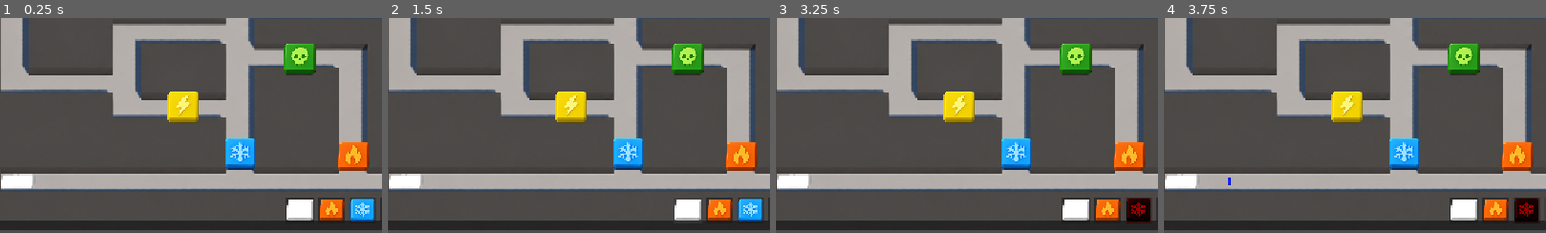
Above: before the commit, frames 1-4 (left to right).
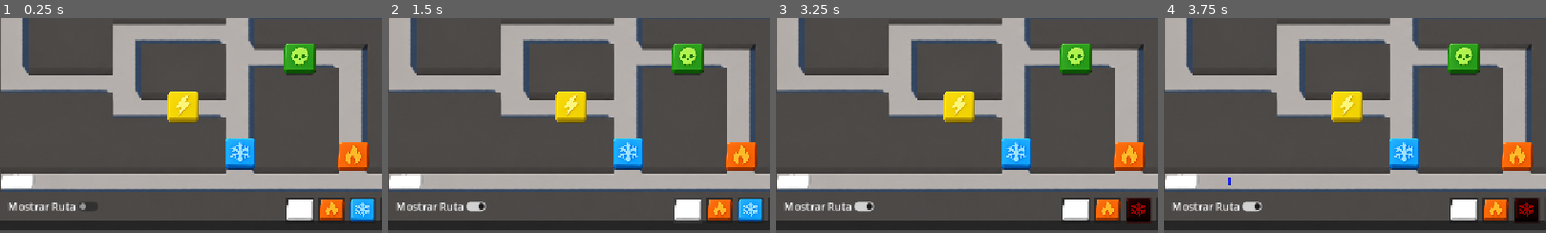
Above: after the commit, the same moments.

Repository: lu8dcf/pathfinding
Game: Godot game, scene res://Assets/Scenes/menu/juego.tscn
Same seed, same stepped clock (60 frames per second), same inputs: the game is played once before the commit and once after it.
Inputs (mouse positions are % of the whole screen's width and height, from its top left):
- Up to frame 1 (0.25 s): no input
- Up to frame 2 (1.5 s): click (16, 94) at 0.5 s, where only the run after the commit has a clickable "Mostrar Ruta"; click (43, 95) at 1.25 s
- Up to frame 3 (3.25 s): click (47, 95) at 2 s; click (51, 95) at 2.75 s
- Up to frame 4 (3.75 s): click (55, 95) at 3.5 s
The pictures show only the part of the screen within x 4-54%, y 50-100%; the shares and areas given below are measured in that part.

The runs differ from the first frame. In frame 1, 0.6% of the frame differs, in the area x 2-26%, y 85-90%; in frame 2, 0.6%, in the area x 2-26%, y 85-91%; in frame 3, 0.6%; in frame 4, 0.6%.

Commit message:
completo con ruta

Diff:
--- a/Assets/Scenes/juego/mapa.tscn
+++ b/Assets/Scenes/juego/mapa.tscn
@@ -12,9 +12,9 @@
 [ext_resource type="Texture2D" uid="uid://ky22kj05ov74" path="res://Models/chico.png" id="10_wnxg7"]
 
 [sub_resource type="NavigationPolygon" id="NavigationPolygon_sugfe"]
-vertices = PackedVector2Array(351.1328, 116, 350.25, 47.007813, 376, 66.03125, 376, 113, 384.6797, 113, 384.29688, 124.99219, 56, 49.351563, 56, 38, 169, 38, 141.13281, 52.351563, 169, 116, 140.13281, 124.03125)
+vertices = PackedVector2Array(351.1328, 116, 350.1328, 37.476563, 373.3828, 38.5625, 376.39844, 113, 384.6797, 113, 384.29688, 124.99219, 56, 49.351563, 56, 38, 169, 38, 141.13281, 52.351563, 169, 116, 140.13281, 124.03125)
 polygons = Array[PackedInt32Array]([PackedInt32Array(0, 1, 2, 3), PackedInt32Array(3, 4, 5, 0), PackedInt32Array(6, 7, 8, 9), PackedInt32Array(9, 8, 10, 11), PackedInt32Array(5, 11, 10, 0)])
-outlines = Array[PackedVector2Array]([PackedVector2Array(340, 27, 341, 106, 179, 106, 179, 28, 46, 28, 46, 59, 131, 62, 130, 134, 386, 135, 394, 135, 395, 103, 386, 103, 386, 61)])
+outlines = Array[PackedVector2Array]([PackedVector2Array(340, 27, 341, 106, 179, 106, 179, 28, 46, 28, 46, 59, 131, 62, 130, 134, 386, 135, 394, 135, 395, 103, 386, 103, 383, 29)])
 
 [sub_resource type="RectangleShape2D" id="RectangleShape2D_r8xuu"]
 size = Vector2(48, 16)
@@ -262,9 +262,9 @@
 outlines = Array[PackedVector2Array]([PackedVector2Array(429, 107, 430, 140, 470, 139, 470, 130, 472, 104)])
 
 [sub_resource type="NavigationPolygon" id="NavigationPolygon_8jn3t"]
-vertices = PackedVector2Array(626.59375, 197, 612.21094, 197, 613.7969, 118, 631.3828, 118)
+vertices = PackedVector2Array(630.53125, 109.71875, 626.46094, 197, 612.1875, 197, 613.8125, 109.27344)
 polygons = Array[PackedInt32Array]([PackedInt32Array(0, 1, 2, 3)])
-outlines = Array[PackedVector2Array]([PackedVector2Array(604, 108, 602, 207, 636, 207, 642, 108)])
+outlines = Array[PackedVector2Array]([PackedVector2Array(604, 99, 602, 207, 636, 207, 641, 100)])
 
 [sub_resource type="NavigationPolygon" id="NavigationPolygon_e3knl"]
 vertices = PackedVector2Array(1078.8672, 116.14844, 1079.8594, 38.5, 1100.2578, 39.523438, 1102.6875, 122.88281, 939.84375, 114, 929, 120.88281, 910.03906, 114, 910.2031, 153.46094, 929, 142.6875, 928.3125, 164.6875, 759.4219, 159.32813, 759.5781, 155.85156)
@@ -272,14 +272,14 @@
 outlines = Array[PackedVector2Array]([PackedVector2Array(750, 146, 749, 169, 938, 175, 939, 143, 939, 131, 1113, 133, 1110, 30, 1070, 28, 1069, 106, 940, 104, 900, 104, 900.16235, 143.61649)])
 
 [sub_resource type="NavigationPolygon" id="NavigationPolygon_8jkjm"]
-vertices = PackedVector2Array(696, 58.046875, 693.1094, 43, 708.4297, 43, 707.8594, 53.3125, 828.27344, 82.11719, 827.27344, 44, 842.84375, 44, 842.14844, 86.9375, 696, 86.046875, 723.0469, 80.92969)
-polygons = Array[PackedInt32Array]([PackedInt32Array(0, 1, 2, 3), PackedInt32Array(4, 5, 6, 7), PackedInt32Array(4, 7, 8, 9), PackedInt32Array(3, 9, 8, 0)])
-outlines = Array[PackedVector2Array]([PackedVector2Array(817, 34, 818, 72, 729, 71, 718, 51, 719, 33, 681, 33, 686, 59, 686, 96, 852, 97, 853, 34)])
+vertices = PackedVector2Array(696, 58.046875, 693.1094, 43, 708.4297, 43, 707.8594, 53.3125, 828, 34.148438, 842, 32.921875, 842, 86.92969, 828, 82.109375, 696, 86.046875, 723.0469, 80.92969)
+polygons = Array[PackedInt32Array]([PackedInt32Array(0, 1, 2, 3), PackedInt32Array(4, 5, 6, 7), PackedInt32Array(7, 6, 8, 9), PackedInt32Array(3, 9, 8, 0)])
+outlines = Array[PackedVector2Array]([PackedVector2Array(818, 25, 818, 72, 729, 71, 718, 51, 719, 33, 681, 33, 686, 59, 686, 96, 852, 97, 852, 22)])
 
 [sub_resource type="NavigationPolygon" id="NavigationPolygon_otn8t"]
-vertices = PackedVector2Array(931.71094, 499, 908.72656, 499, 908.28906, 483, 931.27344, 483)
+vertices = PackedVector2Array(932, 499, 909.15625, 499, 909.85156, 454, 932, 454)
 polygons = Array[PackedInt32Array]([PackedInt32Array(0, 1, 2, 3)])
-outlines = Array[PackedVector2Array]([PackedVector2Array(941, 473, 942, 509, 899, 509, 898, 473)])
+outlines = Array[PackedVector2Array]([PackedVector2Array(942, 444, 942, 509, 899, 509, 900, 444)])
 
 [sub_resource type="NavigationPolygon" id="NavigationPolygon_qanrv"]
 vertices = PackedVector2Array(930, 441.46875, 911, 440.4922, 911, 412.75, 930, 412.2578)
@@ -822,14 +822,6 @@
 start_position = Vector2(916, 271)
 end_position = Vector2(917, 428)
 
-[node name="NavigationObstacle2D" type="NavigationObstacle2D" parent="." unique_id=1789815019]
-position = Vector2(398, 476)
-radius = 57.01
-vertices = PackedVector2Array(-8, -7, 31, -6, 36, 64, -15, 63)
-affect_navigation_mesh = true
-carve_navigation_mesh = true
-avoidance_layers = 31
-
 [node name="reg1" type="NavigationRegion2D" parent="." unique_id=1712672973]
 navigation_polygon = SubResource("NavigationPolygon_6c2uc")
 
@@ -1127,7 +1119,7 @@
 
 [node name="link11" type="NavigationLink2D" parent="." unique_id=991537949]
 start_position = Vector2(406, 455)
-end_position = Vector2(403, 399)
+end_position = Vector2(408, 400)
 
 [node name="link12" type="NavigationLink2D" parent="." unique_id=1866584697]
 start_position = Vector2(63, 234)
@@ -1152,12 +1144,12 @@
 navigation_polygon = SubResource("NavigationPolygon_8jn3t")
 
 [node name="link14" type="NavigationLink2D" parent="." unique_id=393844579]
-start_position = Vector2(450, 123)
-end_position = Vector2(623, 125)
+start_position = Vector2(450, 119)
+end_position = Vector2(622, 119)
 
 [node name="link17" type="NavigationLink2D" parent="." unique_id=47990989]
 start_position = Vector2(699, 46)
-end_position = Vector2(354, 55)
+end_position = Vector2(362, 46)
 
 [node name="NavigationRegion2D15" type="NavigationRegion2D" parent="." unique_id=1379535972]
 navigation_polygon = SubResource("NavigationPolygon_e3knl")
@@ -1171,7 +1163,7 @@
 
 [node name="link16" type="NavigationLink2D" parent="." unique_id=113301419]
 start_position = Vector2(1089, 45)
-end_position = Vector2(838, 49)
+end_position = Vector2(835, 44)
 
 [node name="NavigationRegion2D17" type="NavigationRegion2D" parent="." unique_id=1263408683]
 navigation_polygon = SubResource("NavigationPolygon_otn8t")
@@ -1180,12 +1172,13 @@
 navigation_polygon = SubResource("NavigationPolygon_qanrv")
 
 [node name="link20" type="NavigationLink2D" parent="." unique_id=464409194]
-start_position = Vector2(922, 488)
-end_position = Vector2(893, 460)
+start_position = Vector2(917, 461)
+end_position = Vector2(887, 460)
 
 [node name="link20a" type="NavigationLink2D" parent="." unique_id=508112396]
-start_position = Vector2(924, 435)
-end_position = Vector2(921, 491)
+position = Vector2(-4, -1)
+start_position = Vector2(924, 429)
+end_position = Vector2(924, 461)
 
 [node name="NavigationRegion2D19" type="NavigationRegion2D" parent="." unique_id=1795645621]
 navigation_polygon = SubResource("NavigationPolygon_74q31")
--- a/Assets/Scenes/menu/menu.tscn
+++ b/Assets/Scenes/menu/menu.tscn
@@ -128,6 +128,20 @@
 offset_bottom = -0.9680176
 text = "Borrar Obstaculo"
 
+[node name="CheckButton" type="CheckButton" parent="Control" unique_id=1180127226]
+layout_mode = 0
+offset_left = 157.0
+offset_top = 596.0
+offset_right = 201.0
+offset_bottom = 620.0
+
+[node name="Label" type="Label" parent="Control/CheckButton" unique_id=751866628]
+layout_mode = 0
+offset_left = -99.0
+offset_right = 3.0
+offset_bottom = 23.0
+text = "Mostrar Ruta"
+
 [connection signal="pressed" from="Control/common" to="." method="_on_common_pressed"]
 [connection signal="pressed" from="Control/fire" to="." method="_on_fire_pressed"]
 [connection signal="pressed" from="Control/cold" to="." method="_on_cold_pressed"]
@@ -139,3 +153,4 @@
 [connection signal="pressed" from="Control/create_obs" to="." method="_on_create_obs_pressed"]
 [connection signal="mouse_entered" from="Control/delete_obs" to="." method="_on_delete_obs_mouse_entered"]
 [connection signal="pressed" from="Control/delete_obs" to="." method="_on_delete_obs_pressed"]
+[connection signal="pressed" from="Control/CheckButton" to="." method="_on_check_button_pressed"]
--- a/Assets/Scripts/autoload/global_signal.gd
+++ b/Assets/Scripts/autoload/global_signal.gd
@@ -5,3 +5,6 @@
 
 @warning_ignore("unused_signal")
 signal boton(tipo: int)
+
+@warning_ignore("unused_signal")
+signal ver_ruta()
--- a/Assets/Scripts/juego/fabrica_npc.gd
+++ b/Assets/Scripts/juego/fabrica_npc.gd
@@ -10,7 +10,7 @@
 
 func seleccionar_tipo(tipo):
 	boton_npc = tipo
-	print (tipo)
+
 
 func iniciar_npc():
 	GlobalSignal.boton.emit(boton_npc)
--- a/Assets/Scripts/juego/npc.gd
+++ b/Assets/Scripts/juego/npc.gd
@@ -15,6 +15,7 @@
 const LAYER_LIGHT = 1 << 3
 
 func _ready() -> void:
+	GlobalSignal.ver_ruta.connect(ver_ruta)
 	cargar_sprite()
 	cargar_layer()
 	objetivo = get_tree().get_first_node_in_group("llegada")
@@ -32,6 +33,12 @@
 	agent.radius = 30
 	agent.debug_enabled = false
 
+
+func ver_ruta():
+	if agent.debug_enabled:
+		agent.debug_enabled = false
+	else:
+		agent.debug_enabled = true
 
 
 func _physics_process(_delta: float) -> void:
--- a/Assets/Scripts/menu/menu.gd
+++ b/Assets/Scripts/menu/menu.gd
@@ -97,3 +97,7 @@
 	if GlobalGame.delete:
 		return
 	$Control/delete_obs.modulate = Color.WHITE
+
+
+func _on_check_button_pressed() -> void:
+	GlobalSignal.ver_ruta.emit()
